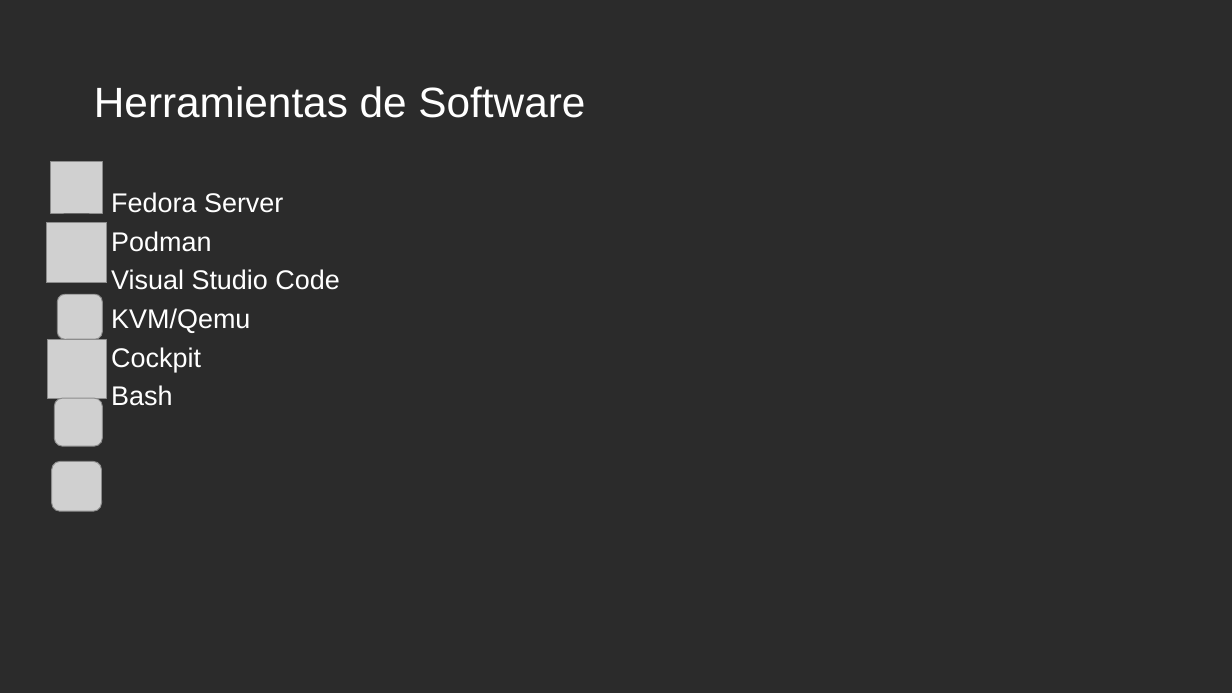
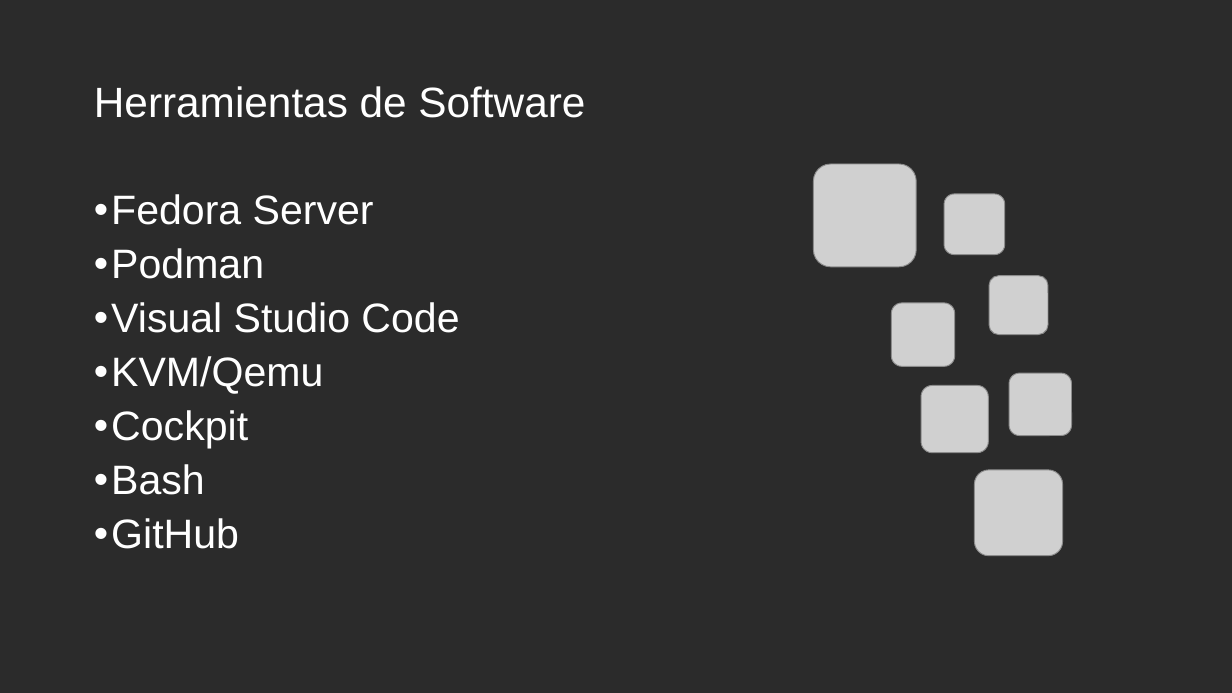
Before and after one commit to Neoarmadam/Proyecto_ASIR, a slide deck: slide 3 of Documentacion/Presentación_Neo_Armada.pptx. Drawn at 1232x693 pixels with LibreOffice and Linux fonts; fonts in the diff are those of the drawing; grey boxes stand for pictures; background and template pictures are left out; a plain dark background stands for a picture behind light text. Boxes give left, top, right and bottom in pixels: in the first picture for what was removed or moved away, otherwise in the second. Text is boxed around its words. In the diff, an @@ line names an element or a change of style, - is before the commit and + after.

```diff
--- a/Documentacion/Presentación_Neo_Armada.pptx
+++ b/Documentacion/Presentación_Neo_Armada.pptx
@@ picture: place and size @@
-picture at bbox=[51, 162, 103, 213]
+picture at bbox=[813, 165, 916, 267]
@@ text at bbox=[111, 194, 459, 495]: size 21 to 32 pt in "Fedora Server", "Podman", "Visual Studio Code", "KVM/Qemu" and 2 more places @@
@@ picture: place and size @@
-picture at bbox=[46, 223, 107, 284]
+picture at bbox=[945, 194, 1006, 255]
@@ picture: place and size @@
-picture at bbox=[47, 339, 106, 398]
+picture at bbox=[989, 275, 1048, 335]
@@ picture: place and size @@
-picture at bbox=[57, 294, 103, 339]
+picture at bbox=[892, 303, 956, 367]
@@ picture: place and size @@
-picture at bbox=[55, 398, 103, 446]
+picture at bbox=[921, 385, 989, 453]
@@ picture: place and size @@
-picture at bbox=[52, 461, 102, 511]
+picture at bbox=[1009, 373, 1072, 436]
@@ picture added at bbox=[975, 470, 1063, 556] @@
@@ text at bbox=[111, 518, 239, 549]: paragraph added @@
+• GitHub
```
